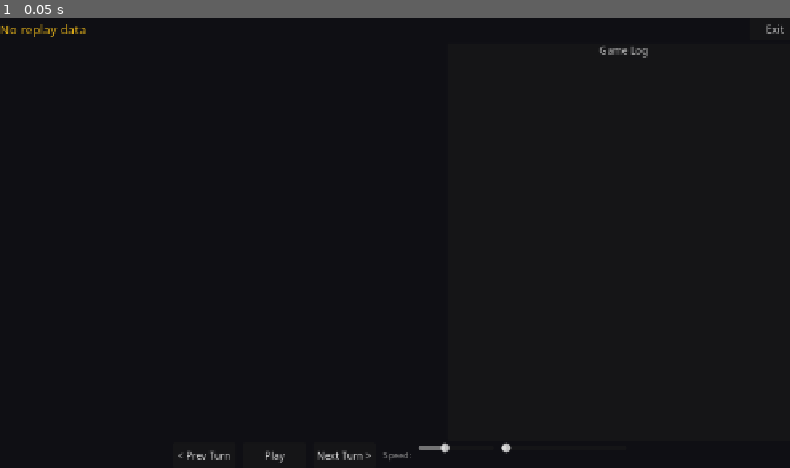
Above: before the commit, frame 1.
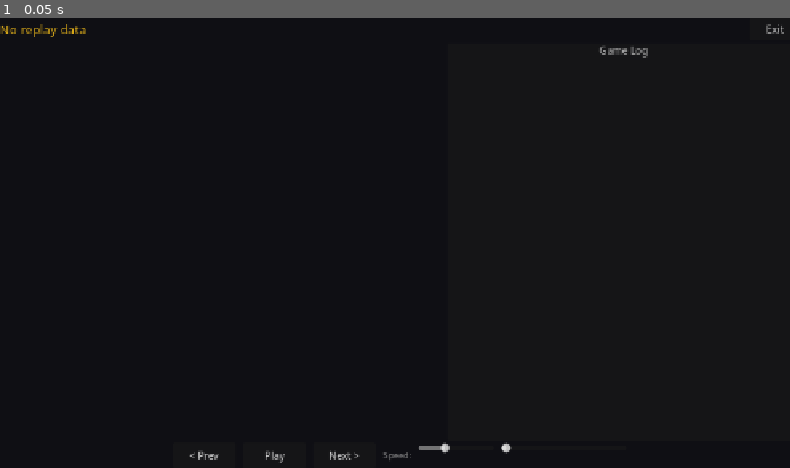
Above: after the commit, the same moment.

Repository: hunterdurbin/godzilla-sim
Game: Godot game, scene res://scenes/ui/ReplayViewer.tscn
The game is run twice, just before and just after one commit, with the same random seed, the same clock (stepped at 60 frames per second) and the same inputs. This scene is started directly instead of the project's main scene.
Inputs:
- Up to frame 1 (0.05 s): no input

The runs differ from the first frame. In frame 1, 0.1% of the frame differs, in the area x 22-47%, y 96-99%.

Commit message:
Capture replay snapshots per board state change instead of per turn
Snapshot on every _on_state_changed() call (debounced per-frame) so the
replay viewer shows each interaction (card play, draw, etc). Viewer now
displays step count, phase, and accumulated log lines.

Co-Authored-By: Claude Opus 4.6 (1M context) <noreply@anthropic.com>

Diff:
--- a/scenes/board/game_board.gd
+++ b/scenes/board/game_board.gd
@@ -950,8 +950,7 @@
 		DecklistManager.get_player_deck_name(0),
 		DecklistManager.get_player_deck_name(1),
 	]
-	replay_recorder.start(turn_manager.game_state, seed_val, mode_str, diff_str, d_names)
-	turn_manager.turn_started.connect(replay_recorder.on_turn_started)
+	replay_recorder.start(turn_manager.game_state, seed_val, mode_str, diff_str, d_names, get_tree())
 	turn_manager.log_message.connect(replay_recorder.on_log_message)
 
 
@@ -2804,6 +2803,8 @@
 	if not _discard_selecting:
 		_update_hand_visibility(_get_current_pid())
 	_broadcast_state()
+	if replay_recorder:
+		replay_recorder.on_state_changed()
 
 
 func _on_log_message(text: String) -> void:
--- a/scenes/ui/ReplayViewer.tscn
+++ b/scenes/ui/ReplayViewer.tscn
@@ -86,7 +86,7 @@
 [node name="PrevButton" type="Button" parent="VBoxContainer/Controls"]
 custom_minimum_size = Vector2(100, 40)
 layout_mode = 2
-text = "< Prev Turn"
+text = "< Prev"
 theme_override_font_sizes/font_size = 16
 
 [node name="PlayPauseButton" type="Button" parent="VBoxContainer/Controls"]
@@ -98,7 +98,7 @@
 [node name="NextButton" type="Button" parent="VBoxContainer/Controls"]
 custom_minimum_size = Vector2(100, 40)
 layout_mode = 2
-text = "Next Turn >"
+text = "Next >"
 theme_override_font_sizes/font_size = 16
 
 [node name="SpeedLabel" type="Label" parent="VBoxContainer/Controls"]
--- a/scenes/ui/replay_viewer.gd
+++ b/scenes/ui/replay_viewer.gd
@@ -1,7 +1,8 @@
 extends Control
 
-## Replay viewer: renders per-turn state snapshots with PlayerBoard.sync_to_state().
-## No game logic — just visual rendering of captured snapshots.
+## Replay viewer: renders state snapshots with PlayerBoard.sync_to_state().
+## Snapshots are captured per-interaction (every board state change), so
+## stepping forward/back shows each card play, draw, etc.
 
 var _replay: ReplayData
 var _snapshot_index: int = 0
@@ -21,6 +22,8 @@
 @onready var next_button: Button = $VBoxContainer/Controls/NextButton
 @onready var speed_slider: HSlider = $VBoxContainer/Controls/SpeedSlider
 @onready var turn_slider: HSlider = $VBoxContainer/Controls/TurnSlider
+
+const PHASE_NAMES := ["Start", "Main", "Counter", "End"]
 
 
 func _ready() -> void:
@@ -85,16 +88,18 @@
 func _render_snapshot(index: int) -> void:
 	_snapshot_index = index
 	var snap: Dictionary = _replay.snapshots[index]
+	var total_steps: int = _replay.snapshots.size()
 
-	# Update turn label
+	# Build turn label: step N / total — Turn X — Phase — Player
 	var turn_num: int = snap.get("turn_number", 0)
 	var current_pid: int = snap.get("current_player_id", 0)
-	var max_turns: int = _replay.total_turns
+	var phase_idx: int = snap.get("phase", 0)
+	var phase_name: String = PHASE_NAMES[phase_idx] if phase_idx < PHASE_NAMES.size() else "?"
 	var player_name: String = _replay.player_names[current_pid] if current_pid < _replay.player_names.size() else "?"
-	turn_label.text = "Turn %d/%d — %s" % [turn_num, max_turns, player_name]
+	turn_label.text = "Step %d/%d — Turn %d — %s — %s" % [index + 1, total_steps, turn_num, phase_name, player_name]
 
 	# Indicate final snapshot
-	if index == _replay.snapshots.size() - 1 and _replay.winner_id >= 0:
+	if index == total_steps - 1 and _replay.winner_id >= 0:
 		var winner_name: String = _replay.player_names[_replay.winner_id] if _replay.winner_id < _replay.player_names.size() else "?"
 		turn_label.text += "  [GAME OVER — %s wins]" % winner_name
 
@@ -108,15 +113,16 @@
 		player1_board.sync_to_state(ps0)
 		player2_board.sync_to_state(ps1)
 
-	# Display log lines
+	# Display accumulated log lines up to (and including) this snapshot
 	log_output.clear()
-	var log_lines: Array = snap.get("log_lines", [])
-	for line in log_lines:
-		log_output.append_text(str(line) + "\n")
+	for i in range(index + 1):
+		var log_lines: Array = _replay.snapshots[i].get("log_lines", [])
+		for line in log_lines:
+			log_output.append_text(str(line) + "\n")
 
 	# Update button states
 	prev_button.disabled = index <= 0
-	next_button.disabled = index >= _replay.snapshots.size() - 1
+	next_button.disabled = index >= total_steps - 1
 
 
 func _on_prev_pressed() -> void:
--- a/scripts/replay_recorder.gd
+++ b/scripts/replay_recorder.gd
@@ -1,16 +1,20 @@
 class_name ReplayRecorder
 extends RefCounted
 
-## Records per-turn state snapshots during gameplay for replay viewing.
-## Attach to game_board.gd — connect turn_started and log_message signals.
+## Records state snapshots during gameplay for replay viewing.
+## Captures a snapshot on every board state change (debounced per-frame)
+## so the viewer can step through each interaction.
 
 var _replay: ReplayData
 var _game_state: GameState
-var _current_turn_logs: PackedStringArray = []
+var _pending_logs: PackedStringArray = []
+var _snapshot_pending: bool = false  # Debounce flag — at most one snapshot per frame
+var _scene_tree: SceneTree  # Needed for deferred frame callback
 
 
-func start(game_state: GameState, seed_val: int, mode: String, bot_difficulty: String, deck_names: Array[String]) -> void:
+func start(game_state: GameState, seed_val: int, mode: String, bot_difficulty: String, deck_names: Array[String], scene_tree: SceneTree) -> void:
 	_game_state = game_state
+	_scene_tree = scene_tree
 	_replay = ReplayData.new()
 	_replay.timestamp = Time.get_datetime_string_from_system(false, true).replace("T", " ")
 	_replay.game_seed = seed_val
@@ -20,13 +24,22 @@
 	_replay.player_names = game_state.player_names.duplicate()
 
 
-func on_turn_started(_player_id: int) -> void:
-	# Flush previous turn's logs into its snapshot (if any)
-	if not _replay.snapshots.is_empty() and not _current_turn_logs.is_empty():
-		_replay.snapshots[-1]["log_lines"] = Array(_current_turn_logs)
-		_current_turn_logs = []
+func on_state_changed() -> void:
+	## Called from game_board._on_state_changed(). Debounces to one snapshot per
+	## frame so a single game action that fires multiple signals (hand_changed +
+	## deck_changed, etc.) produces only one snapshot.
+	if _snapshot_pending:
+		return
+	_snapshot_pending = true
+	_scene_tree.process_frame.connect(_capture_snapshot, CONNECT_ONE_SHOT)
 
-	# Capture snapshot at this turn boundary
+
+func on_log_message(text: String) -> void:
+	_pending_logs.append(text)
+
+
+func _capture_snapshot() -> void:
+	_snapshot_pending = false
 	var snap := {
 		"turn_number": _game_state.turn_number,
 		"current_player_id": _game_state.current_player_id,
@@ -35,22 +48,19 @@
 			GameSerializer.serialize_player_state(_game_state.players[0]),
 			GameSerializer.serialize_player_state(_game_state.players[1]),
 		],
-		"log_lines": [],
+		"log_lines": Array(_pending_logs),
 	}
+	_pending_logs = []
 	_replay.snapshots.append(snap)
 
 
-func on_log_message(text: String) -> void:
-	_current_turn_logs.append(text)
+func finish(winner_id: int, reason: String, first_player_id: int) -> ReplayData:
+	# Flush any pending snapshot
+	if _snapshot_pending:
+		_snapshot_pending = false
+		_capture_snapshot()
 
-
-func finish(winner_id: int, reason: String, first_player_id: int) -> ReplayData:
-	# Flush remaining logs into last snapshot
-	if not _replay.snapshots.is_empty() and not _current_turn_logs.is_empty():
-		_replay.snapshots[-1]["log_lines"] = Array(_current_turn_logs)
-		_current_turn_logs = []
-
-	# Capture a final snapshot showing end-of-game state
+	# Capture a final snapshot with any remaining logs
 	var final_snap := {
 		"turn_number": _game_state.turn_number,
 		"current_player_id": _game_state.current_player_id,
@@ -59,8 +69,9 @@
 			GameSerializer.serialize_player_state(_game_state.players[0]),
 			GameSerializer.serialize_player_state(_game_state.players[1]),
 		],
-		"log_lines": [],
+		"log_lines": Array(_pending_logs),
 	}
+	_pending_logs = []
 	_replay.snapshots.append(final_snap)
 
 	_replay.winner_id = winner_id
